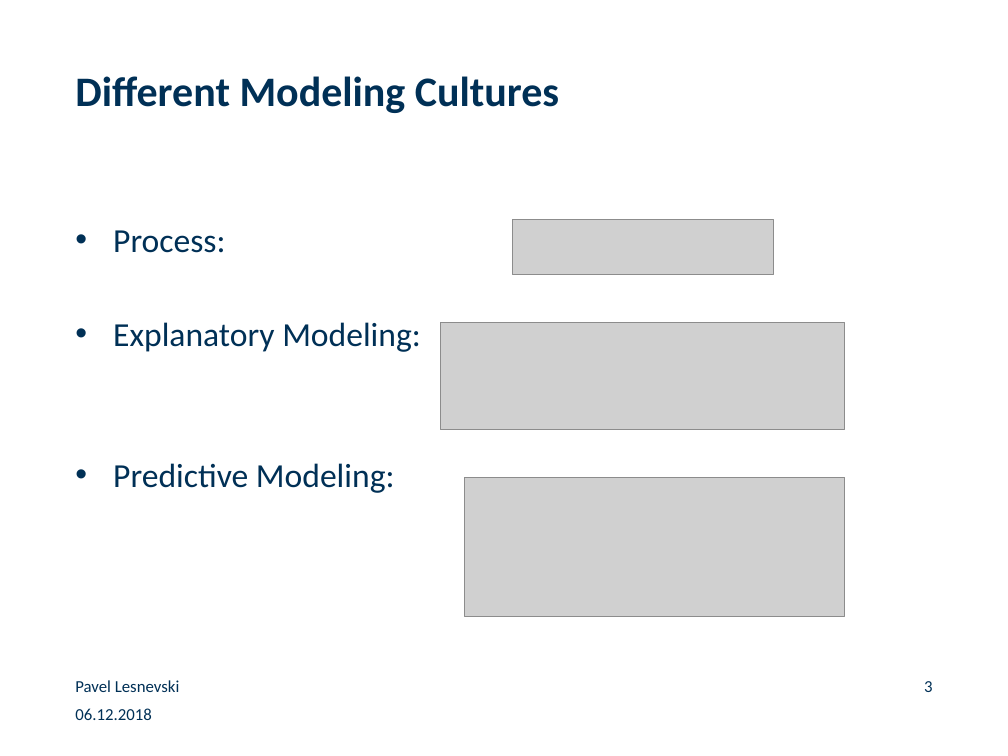
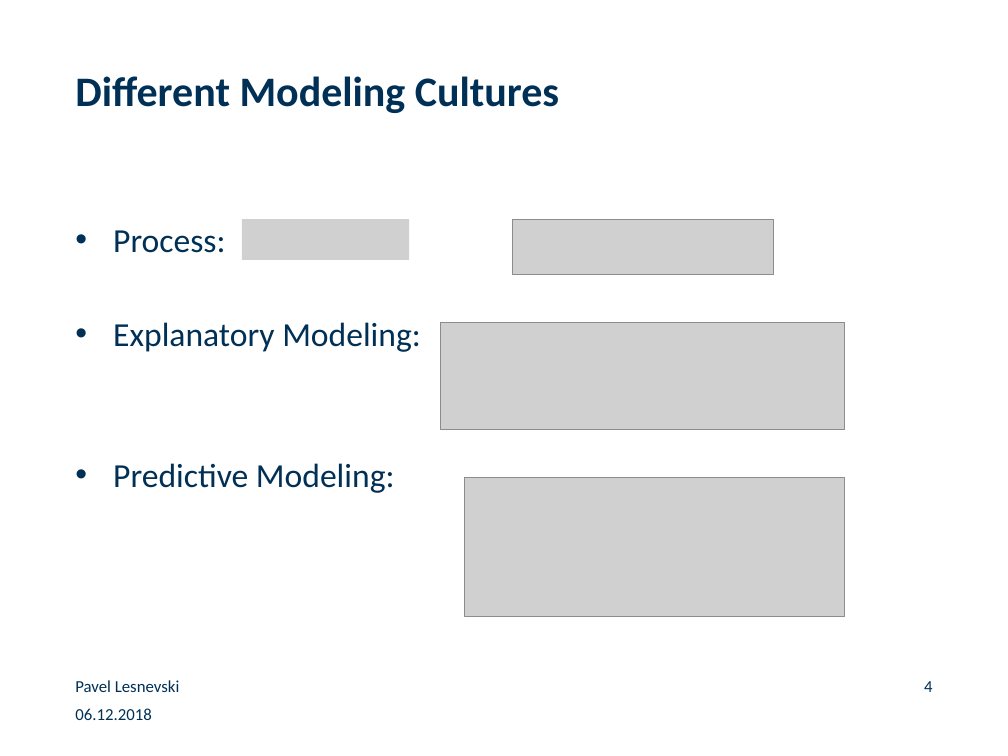
Before and after one commit to paveles/Machine_Learning_and_Equity_Index_Returns, a slide deck: slide 4 of _presentation/MachineLearning_StockMarketReturns.pptx (slide 3 before the commit). Drawn at 1008x756 pixels with LibreOffice and Linux fonts; fonts in the diff are those of the drawing; grey boxes stand for pictures; background and template pictures are left out. Boxes give left, top, right and bottom in pixels: in the first picture for what was removed or moved away, otherwise in the second. Text is boxed around its words. In the diff, an @@ line names an element or a change of style, - is before the commit and + after.

```diff
--- a/_presentation/MachineLearning_StockMarketReturns.pptx
+++ b/_presentation/MachineLearning_StockMarketReturns.pptx
@@ picture added at bbox=[242, 220, 409, 260] @@
@@ page number at bbox=[924, 681, 932, 692]: text changed @@
-3
+4
```
Also in this commit, not shown: 4 other slides changed.
